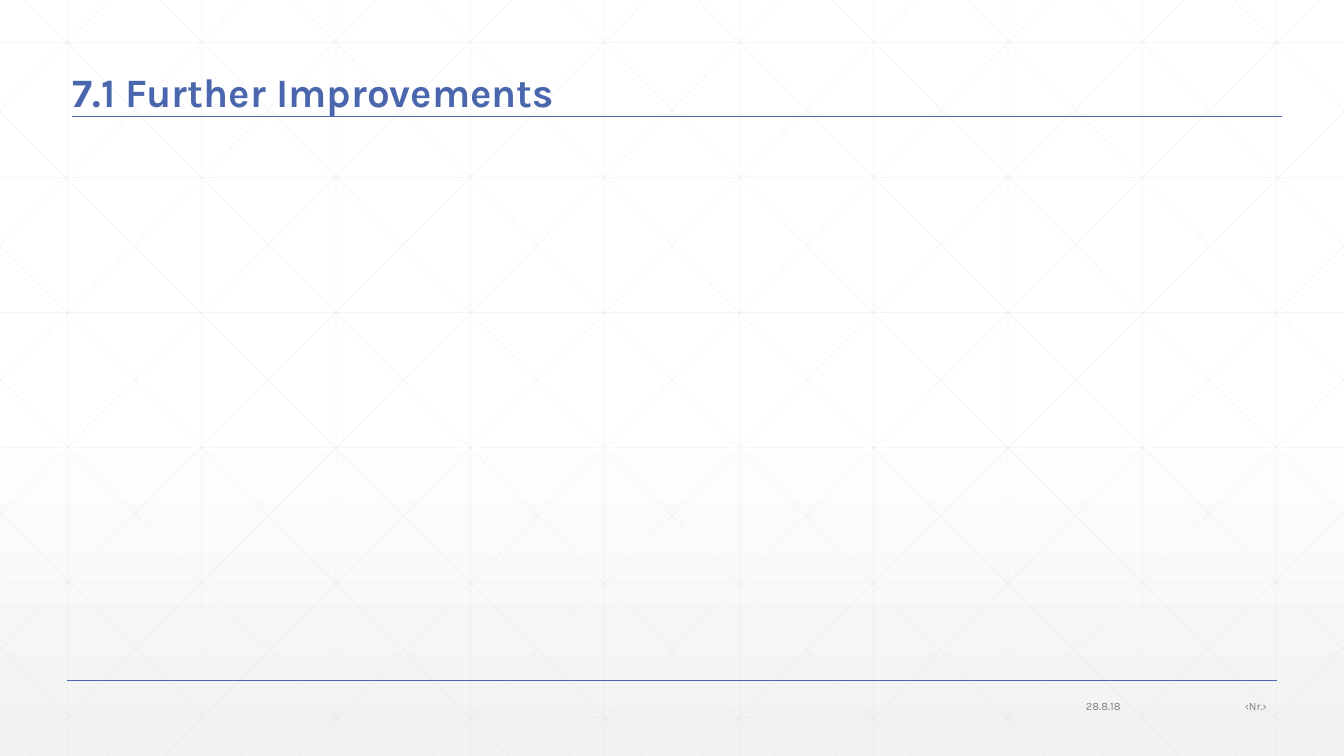
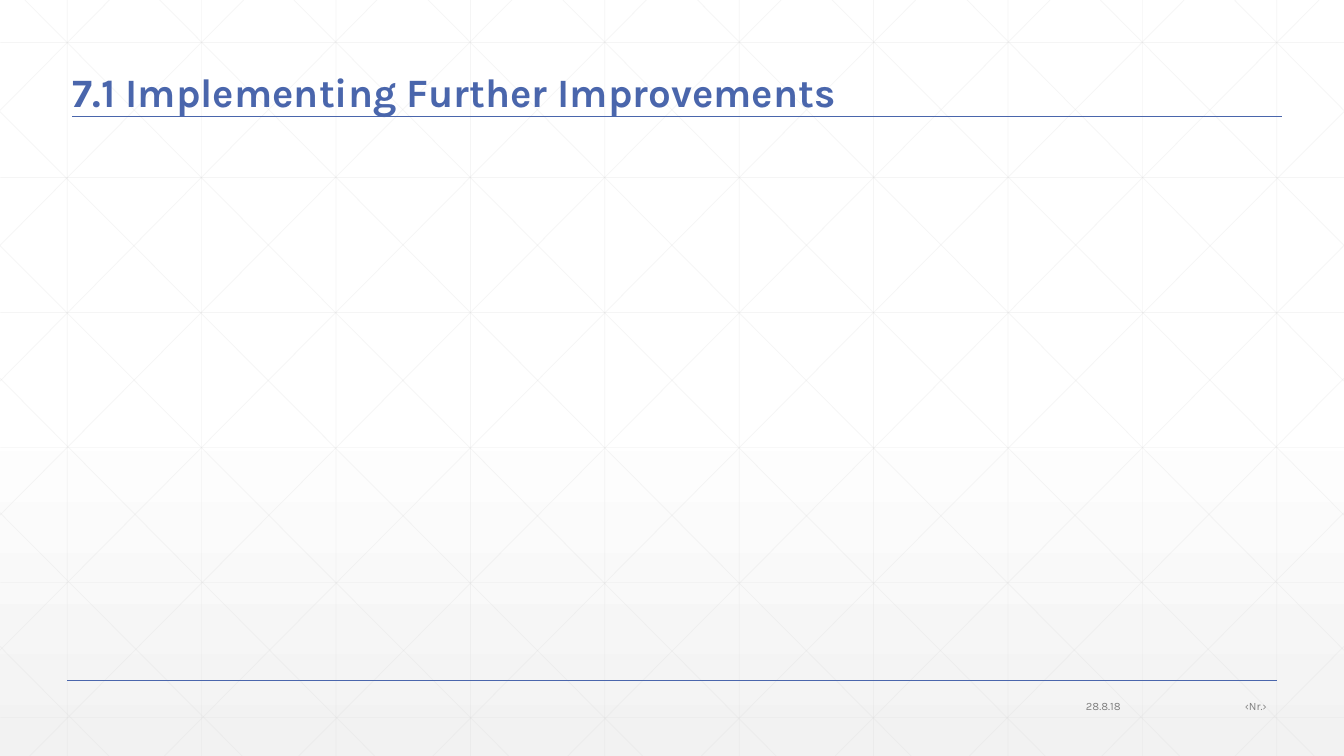
Before and after one commit to JonasWerner/BachelorThesis, a slide deck: slide 67 of Presentation/pdr_presentation.pptx (slide 65 before the commit). Drawn at 1344x756 pixels with LibreOffice and Linux fonts; fonts in the diff are those of the drawing. Boxes give left, top, right and bottom in pixels: in the first picture for what was removed or moved away, otherwise in the second. Text is boxed around its words. In the diff, an @@ line names an element or a change of style, - is before the commit and + after.

```diff
--- a/Presentation/pdr_presentation.pptx
+++ b/Presentation/pdr_presentation.pptx
@@ title at box(72, 78, 836, 117): text changed @@
-7.1 Further Improvements
+7.1 Implementing Further Improvements
```
Also in this commit, not shown: 4 other slides changed, 2 slides added.
